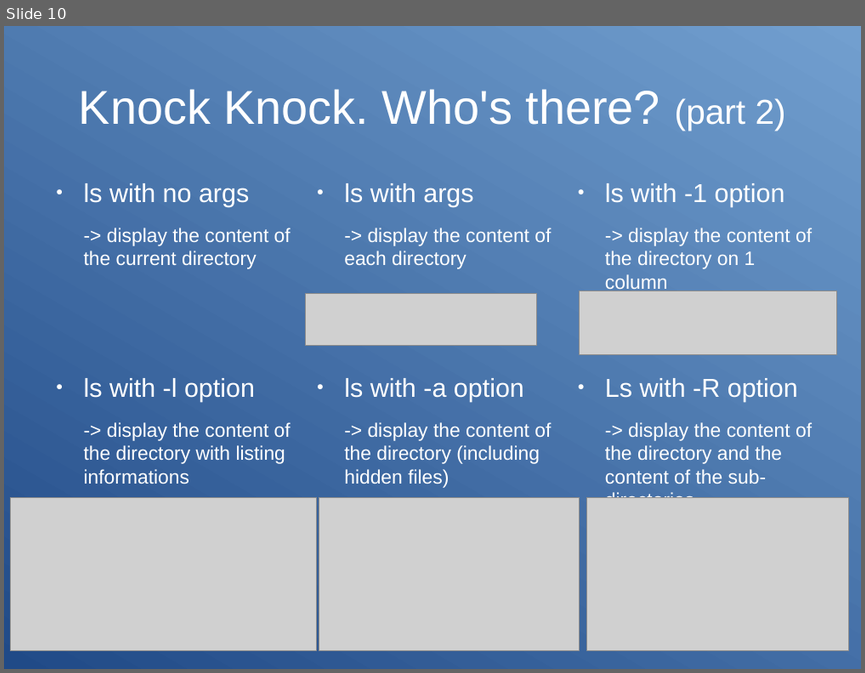
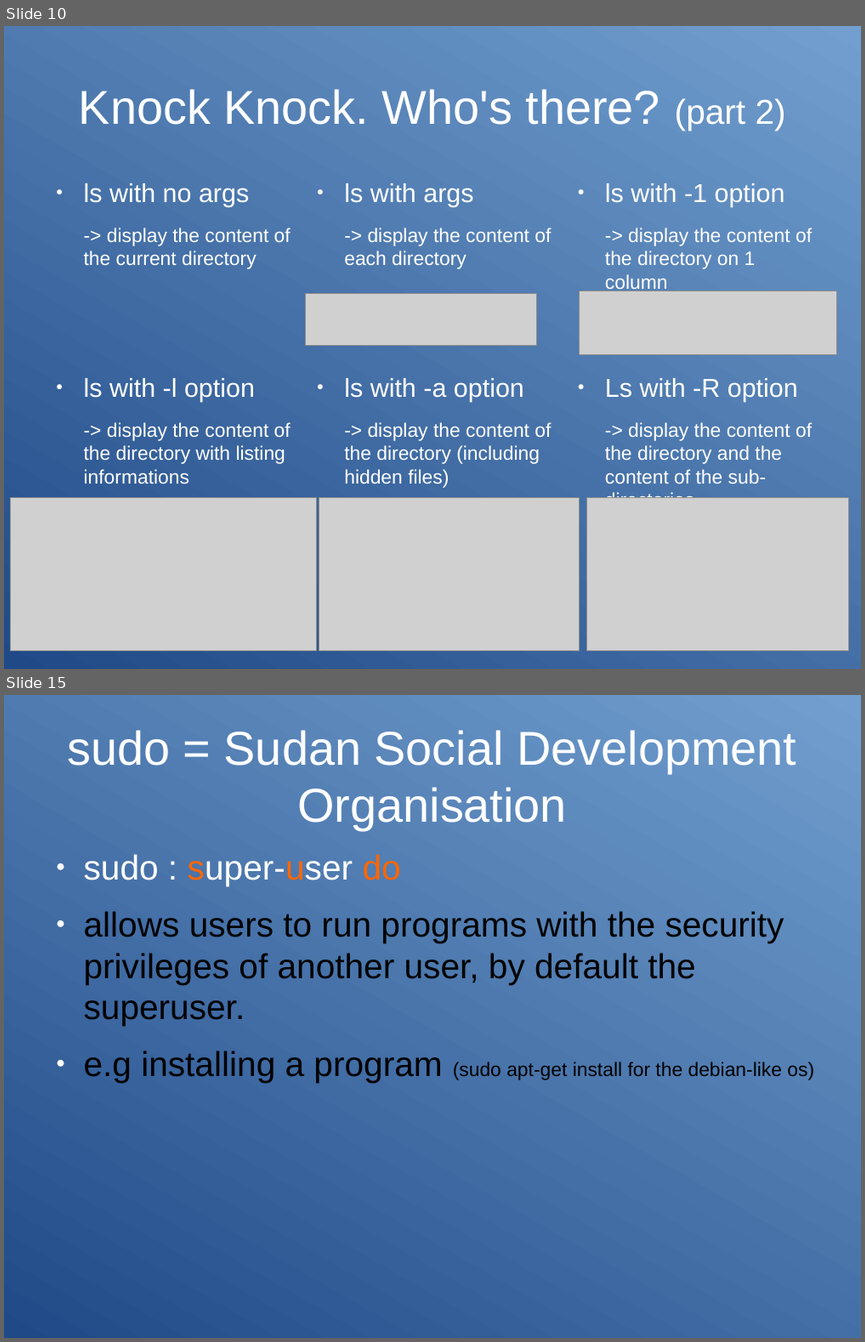
Before and after one commit to Clibre/An-introduction-to-bash, a slide deck: presentation.odp. Shown one above the other, each under a label of ours: slide 10 before the commit, slides 10 and 15 after it; the slides between them are not shown. The pictures are 865x673 and 865x1342 pixels, drawn with LibreOffice and Linux fonts; fonts in the diff are those of the drawing; grey boxes stand for pictures. Boxes give left, top, right and bottom in pixels: in the first picture for what was removed or moved away, otherwise in the second. Text is boxed around its words. In the diff, an @@ line names an element or a change of style, - is before the commit and + after.

```diff
--- a/presentation.odp
+++ b/presentation.odp
@@ slide 15 added at (4,695,861,1338), background gradient #204A87 to #729FCF @@
@@ title added at (67,730,796,830), 44 pt, text #FFFFFF @@
+sudo = Sudan Social Development Organisation
@@ text added at (84,854,814,1083), 32 pt, text #000000 @@
+● sudo : super-user do
+● allows users to run programs with the security privileges of another user, by default the superuser.
+● e.g installing a program (sudo apt-get install for the debian-like os)
```
Also in this commit, not shown: 6 slides changed, 3 other slides added, 5 other files.
